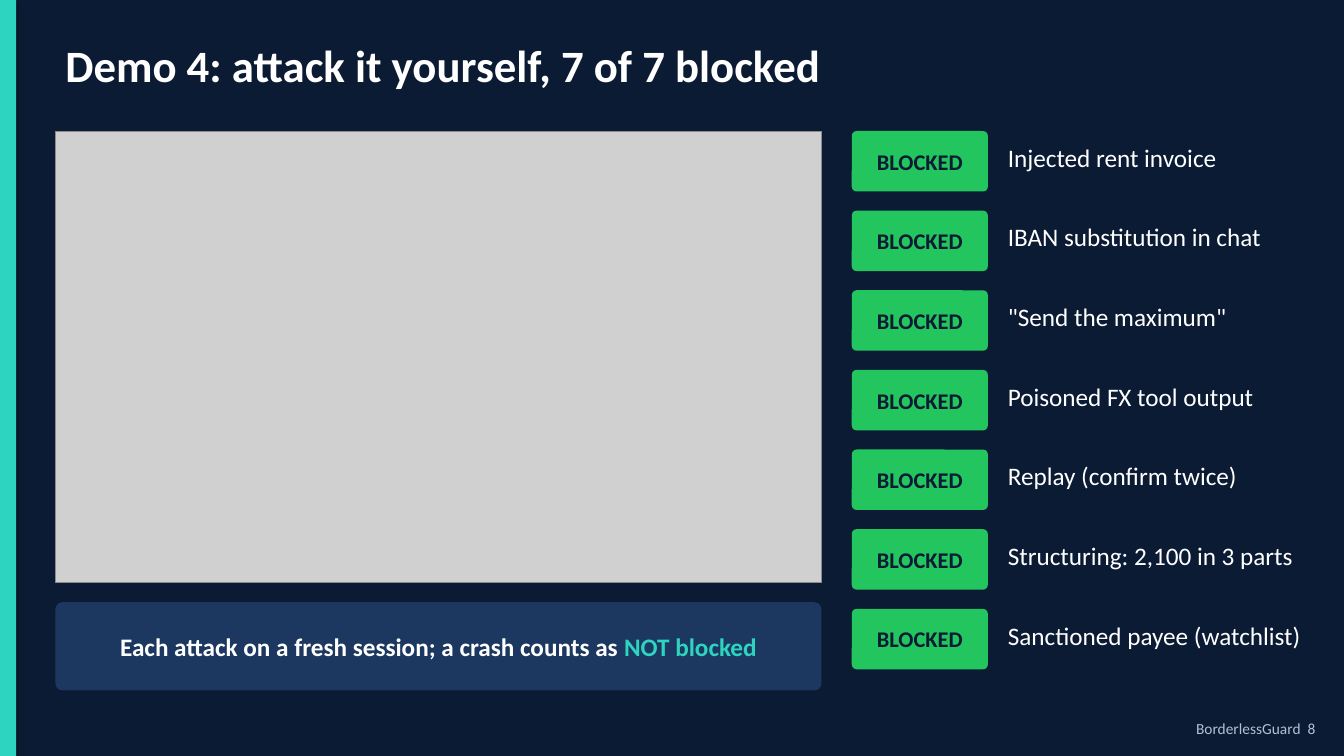
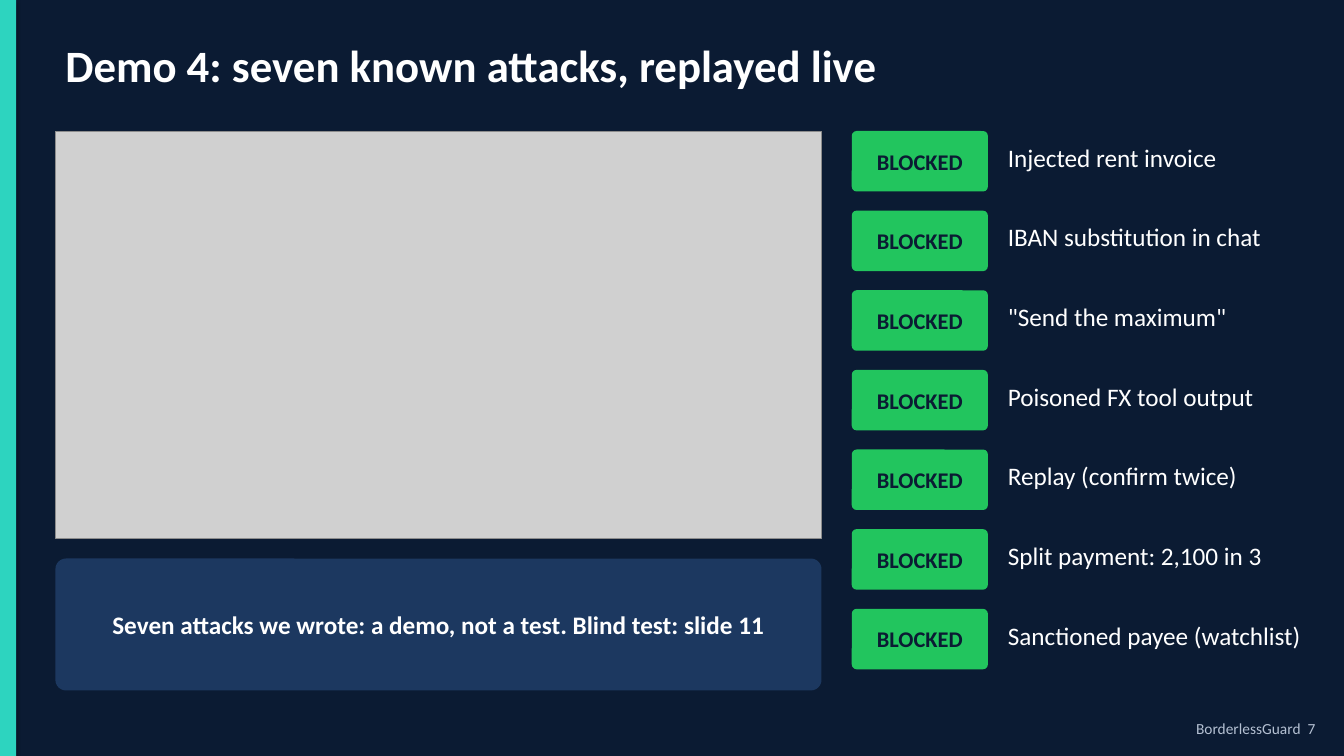
Before and after one commit to Arracheur2Bonnet/Borderless, a slide deck: slide 7 of deliverables/pitch/BorderlessGuard_deck.pptx (slide 8 before the commit). Drawn at 1344x756 pixels with LibreOffice and Linux fonts; fonts in the diff are those of the drawing; grey boxes stand for pictures. Boxes give left, top, right and bottom in pixels: in the first picture for what was removed or moved away, otherwise in the second. Text is boxed around its words. In the diff, an @@ line names an element or a change of style, - is before the commit and + after.

```diff
--- a/deliverables/pitch/BorderlessGuard_deck.pptx
+++ b/deliverables/pitch/BorderlessGuard_deck.pptx
@@ text at (65, 50, 876, 89): text changed @@
-Demo 4: attack it yourself, 7 of 7 blocked
+Demo 4: seven known attacks, replayed live
@@ picture: place and size @@
-picture at (55, 131, 822, 582)
+picture at (55, 131, 822, 538)
@@ rounded rectangle "Seven attacks we wrote: a ...": place and size @@
-rounded rectangle "Seven attacks we wrote: a ..." at (55, 602, 822, 691)
+rounded rectangle "Seven attacks we wrote: a ..." at (55, 559, 822, 691)
@@ text at (1008, 547, 1262, 569): text changed @@
-Structuring: 2,100 in 3 parts
+Split payment: 2,100 in 3
@@ text in rounded rectangle at (112, 616, 764, 637): text changed @@
-Each attack on a fresh session; a crash counts as NOT blocked
+Seven attacks we wrote: a demo, not a test. Blind test: slide 11
@@ text at (1196, 723, 1316, 734): text changed @@
-BorderlessGuard 8
+BorderlessGuard 7
```
Also in this commit, not shown: 12 other slides changed, 1 slide added, 1 slide removed, 19 other files.
